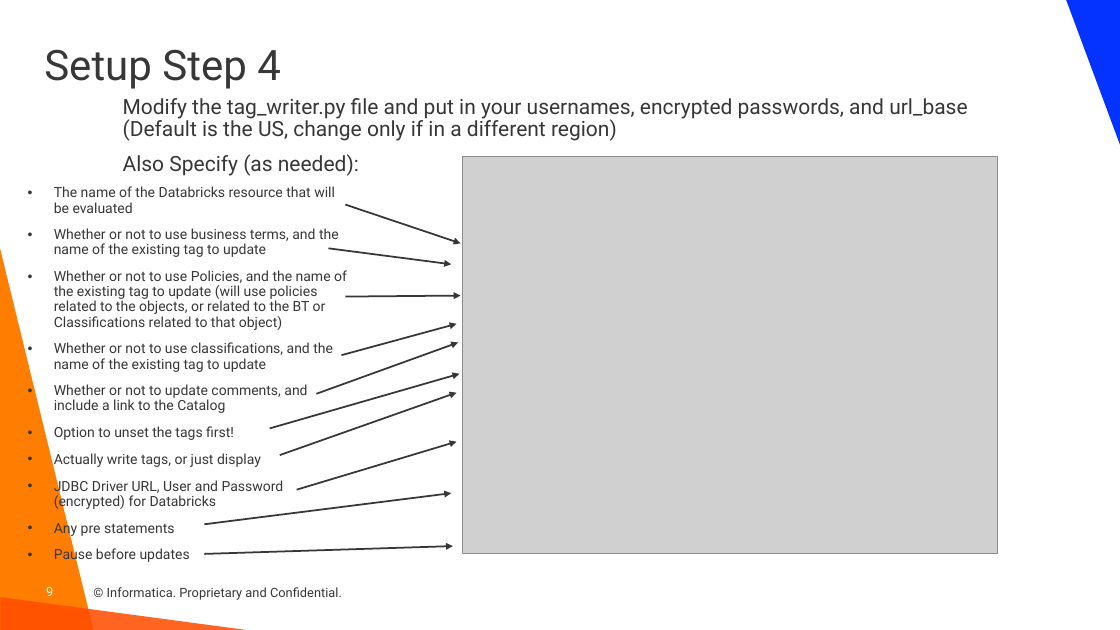
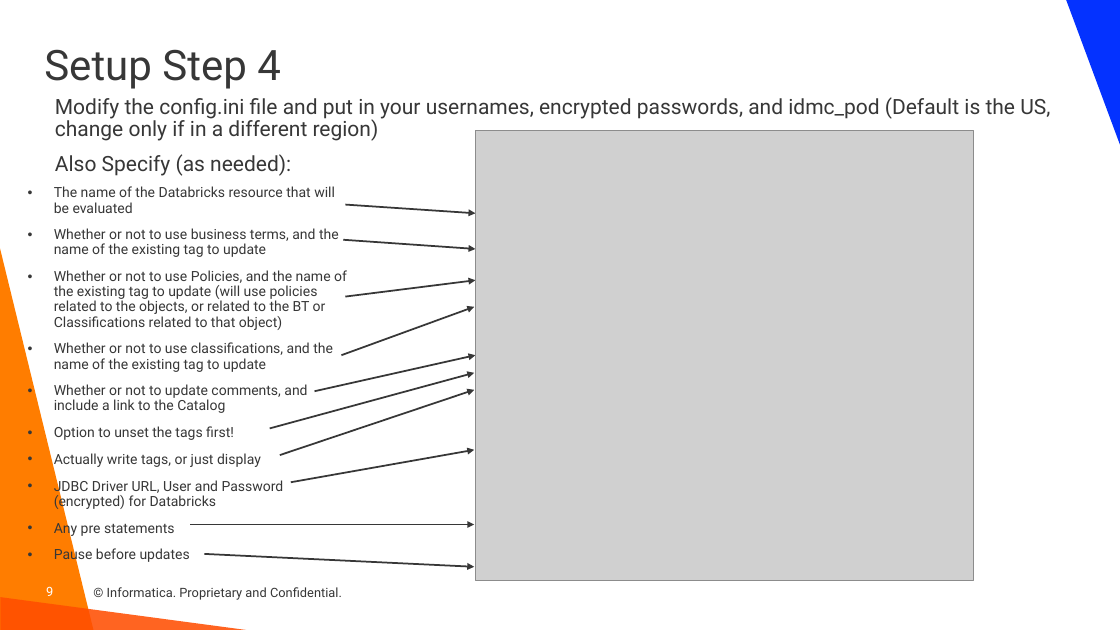
Before and after one commit to haystraw/Informatica_Databricks_Tag_Writer, a slide deck: slide 9 of CDGC Databricks Tag Writer.pptx. Drawn at 1120x630 pixels with LibreOffice and Linux fonts; fonts in the diff are those of the drawing; grey boxes stand for pictures; background and template pictures are left out. Boxes give left, top, right and bottom in pixels: in the first picture for what was removed or moved away, otherwise in the second. Text is boxed around its words. In the diff, an @@ line names an element or a change of style, - is before the commit and + after.

Commit message:
v20250709 Added pagination to searches to large environments Moved config parameters to config file, and added ability to override using command line parameters

```diff
--- a/CDGC Databricks Tag Writer.pptx
+++ b/CDGC Databricks Tag Writer.pptx
@@ text at bbox=[55, 97, 1050, 141]: text changed @@
-Modify the tag_writer.py file and put in your usernames, encrypted passwords, and url_base (Default is the US, change only if in a different region)
+Modify the config.ini file and put in your usernames, encrypted passwords, and idmc_pod (Default is the US, change only if in a different region)
@@ text "Modify the config.ini file and ...": place and size @@
-text "Modify the config.ini file and ..." at bbox=[123, 98, 967, 176]
+text "Modify the config.ini file and ..." at bbox=[55, 97, 1050, 176]
@@ picture: place and size @@
-picture at bbox=[462, 156, 997, 554]
+picture at bbox=[476, 130, 974, 580]
@@ arrow moved from (345, 205) - (460, 244) to (345, 205) - (476, 213) @@
@@ arrow moved from (329, 249) - (451, 265) to (344, 239) - (476, 249) @@
@@ arrow moved from (345, 297) - (460, 296) to (345, 297) - (476, 281) @@
@@ arrow moved from (341, 355) - (456, 324) to (341, 355) - (474, 307) @@
@@ arrow moved from (317, 394) - (458, 343) to (314, 392) - (476, 355) @@
@@ arrow moved from (270, 429) - (460, 374) to (270, 429) - (474, 373) @@
@@ arrow moved from (280, 455) - (456, 392) to (280, 455) - (474, 390) @@
@@ arrow moved from (297, 490) - (456, 442) to (291, 482) - (474, 450) @@
@@ arrow moved from (204, 524) - (451, 493) to (190, 524) - (474, 524) @@
@@ arrow moved from (204, 554) - (453, 546) to (204, 554) - (474, 567) @@
```
Also in this commit, not shown: 5 other slides changed, 11 slides added, 7 other files.
